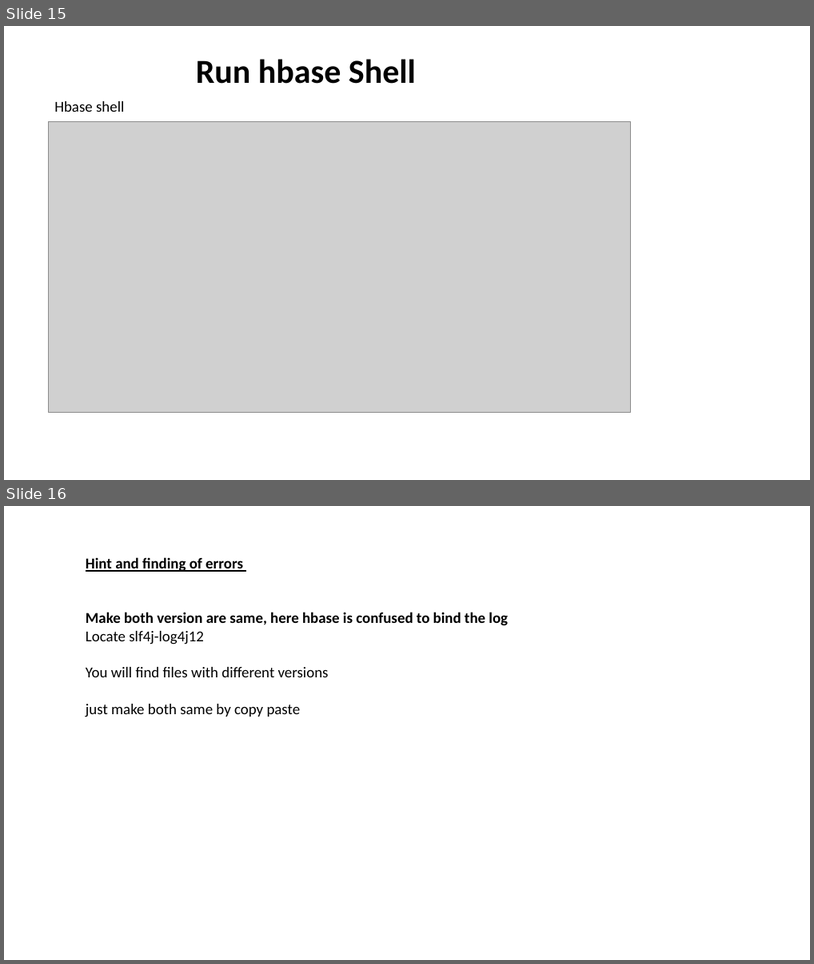
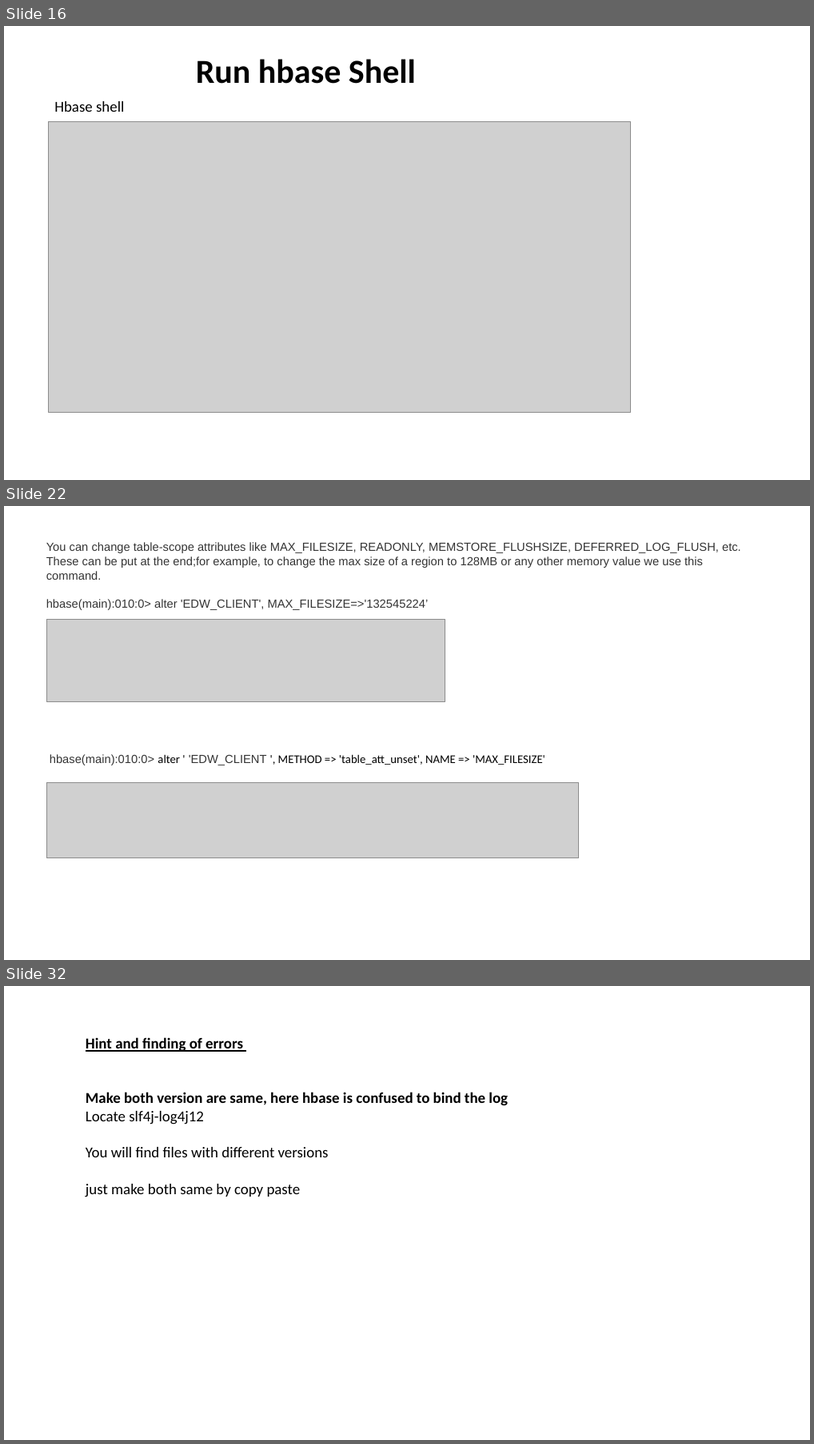
Before and after one commit to aashmishra/Bigdata_ppt, a slide deck: hbase.pptx. Shown one above the other, each under a label of ours: slides 15 and 16 before the commit, slides 16, 22 and 32 after it; the slides between them are not shown. The pictures are 814x964 and 814x1444 pixels, drawn with LibreOffice and Linux fonts; fonts in the diff are those of the drawing; grey boxes stand for pictures. Boxes give left, top, right and bottom in pixels: in the first picture for what was removed or moved away, otherwise in the second. Text is boxed around its words. In the diff, an @@ line names an element or a change of style, - is before the commit and + after.

```diff
--- a/hbase.pptx
+++ b/hbase.pptx
@@ slide 22 added at [4, 506, 810, 960], background #FFFFFF @@
@@ text added at [46, 542, 742, 765], 14 pt, text #343434 @@
+You can change table-scope attributes like MAX_FILESIZE, READONLY, MEMSTORE_FLUSHSIZE, DEFERRED_LOG_FLUSH, etc. These can be put at the end;for example, to change the max size of a region to 128MB or any other memory value we use this command.
+hbase(main):010:0> alter 'EDW_CLIENT', MAX_FILESIZE=>'132545224’
+hbase(main):010:0> alter ' 'EDW_CLIENT ', METHOD => 'table_att_unset', NAME => 'MAX_FILESIZE'
@@ picture added at [47, 620, 445, 701] @@
@@ picture added at [47, 783, 579, 858] @@
@@ what was slide 15 is now slide 16 @@
@@ what was slide 16 is now slide 32 @@
```
Also in this commit, not shown: 3 slides changed, 15 other slides added.
